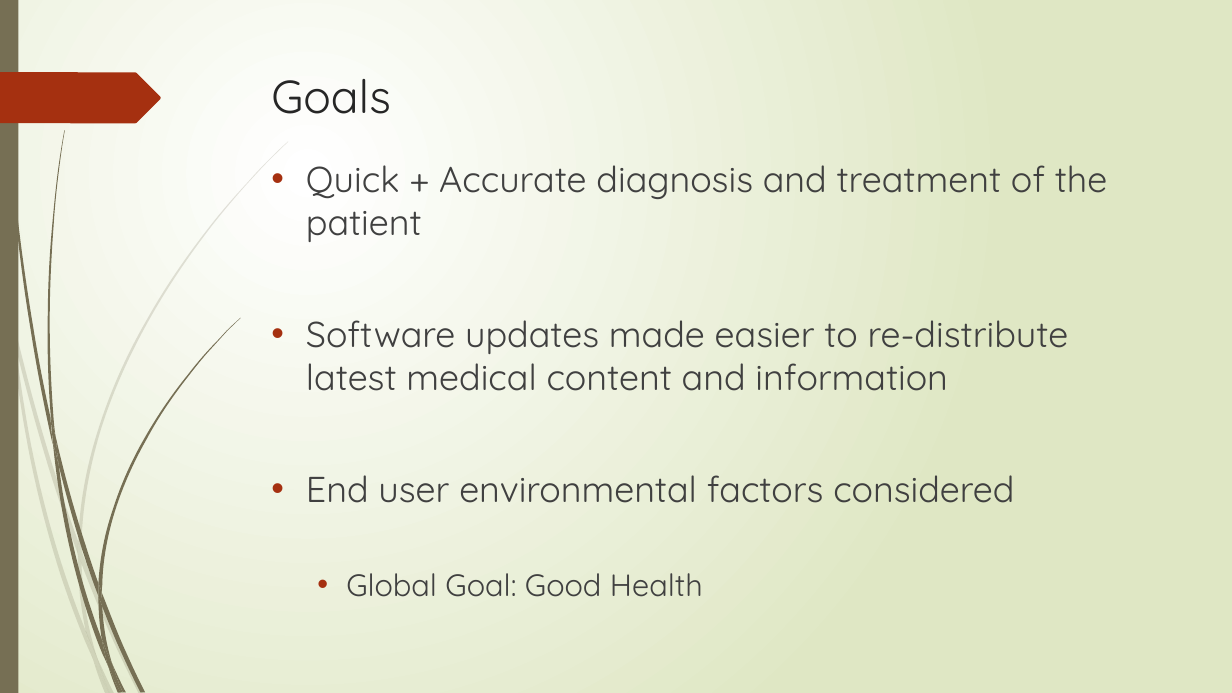
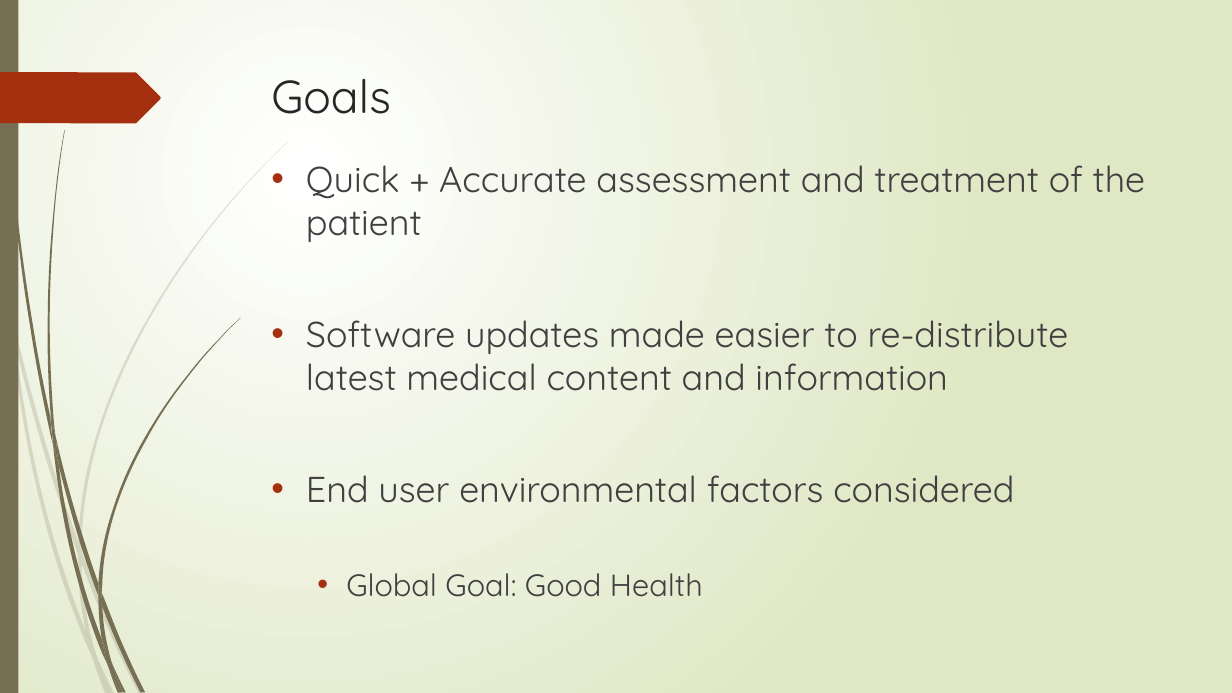
Before and after one commit to bournemouth17/team-5, a slide deck: slide 2 of RNLI.pptx. Drawn at 1232x693 pixels with LibreOffice and Linux fonts; fonts in the diff are those of the drawing. Boxes give left, top, right and bottom in pixels: in the first picture for what was removed or moved away, otherwise in the second. Text is boxed around its words. In the diff, an @@ line names an element or a change of style, - is before the commit and + after.

```diff
--- a/RNLI.pptx
+++ b/RNLI.pptx
@@ text at bbox=[306, 165, 1146, 242]: text changed @@
-• Quick + Accurate diagnosis and treatment of the patient
+• Quick + Accurate assessment and treatment of the patient
```
Also in this commit, not shown: 1 other slide changed.
